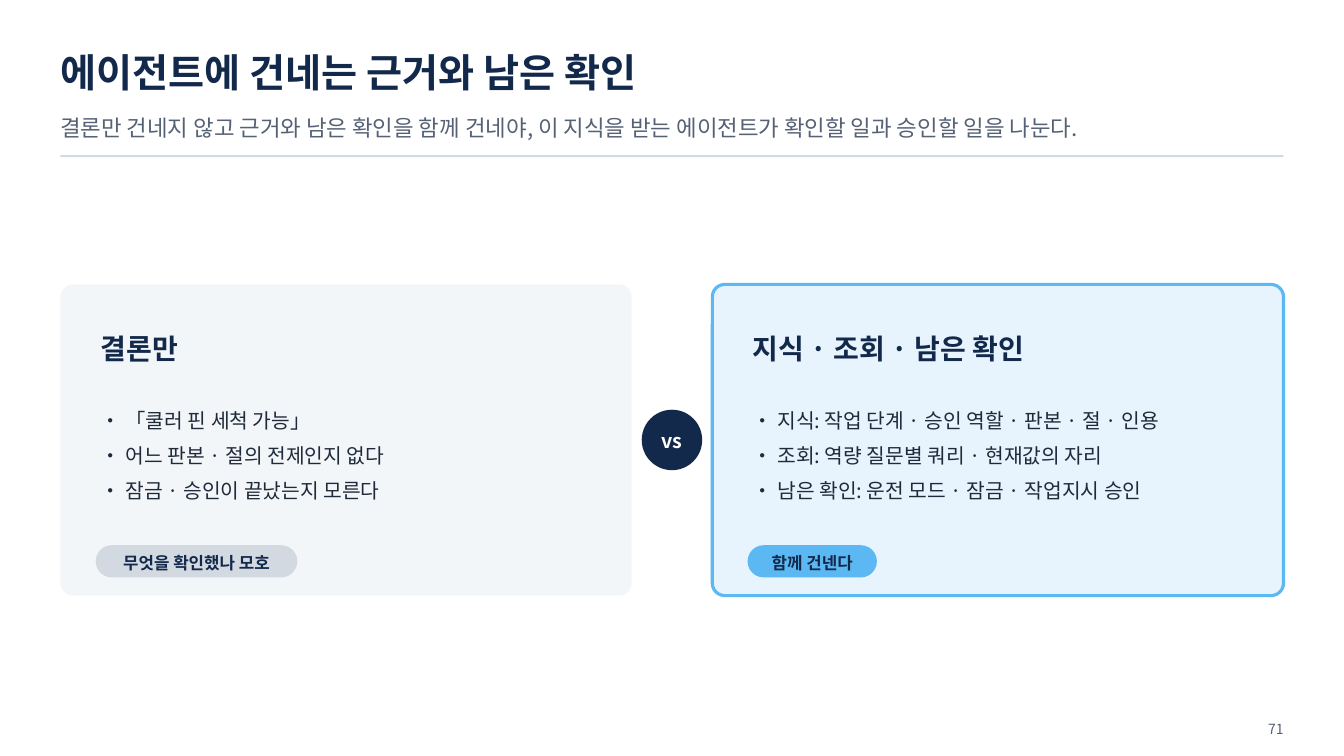
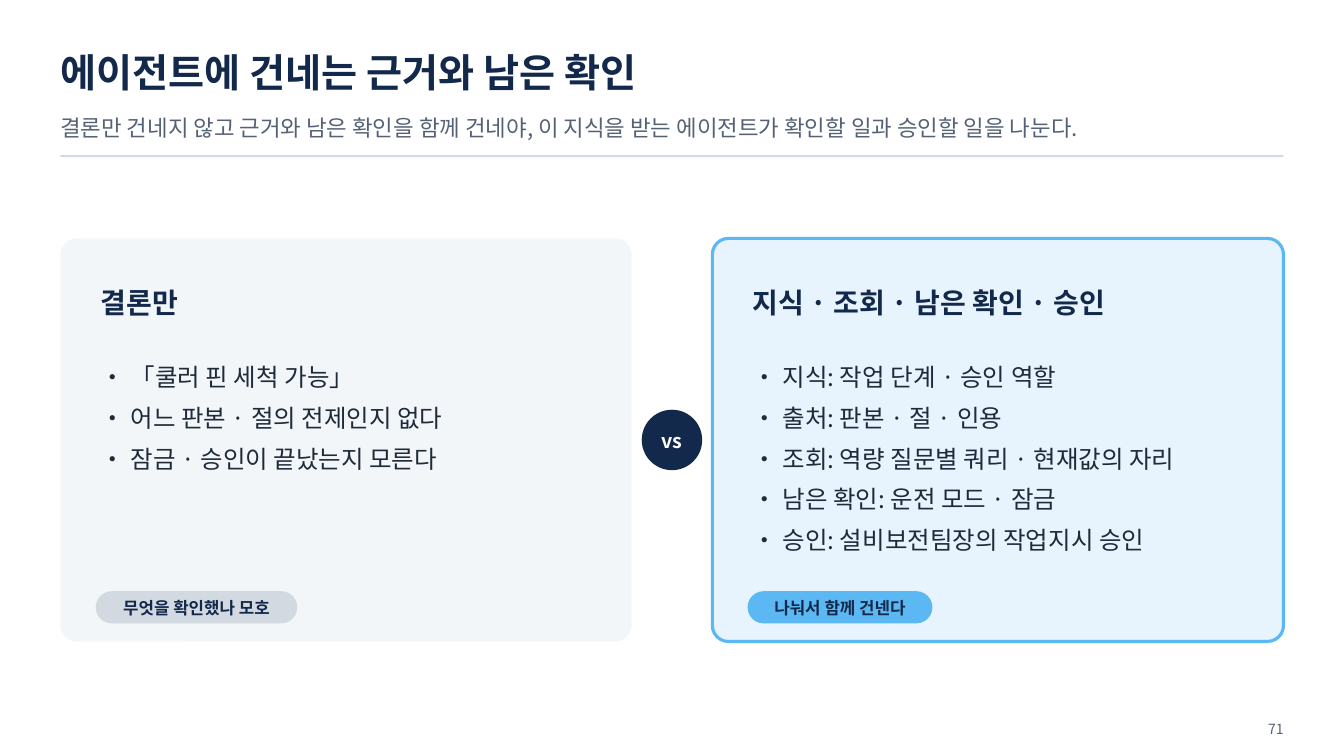
Before and after one commit to uengine-oss/hyd-iot-edu, a slide deck: slide 71 of workspace/강의제작/산출물/실전반/이론/03회차/실전반_03일차.pptx. Drawn at 1344x756 pixels with LibreOffice and Linux fonts; fonts in the diff are those of the drawing. Boxes give left, top, right and bottom in pixels: in the first picture for what was removed or moved away, otherwise in the second. Text is boxed around its words. In the diff, an @@ line names an element or a change of style, - is before the commit and + after.

Commit message:
실전반 3회차 덱 79장 닫음 — U8(Wrap-up · 복습 · 용어, 통합 4회차 02편 원본)과 U9(퀴즈 · 정답) 독립 검토 지적(8 · 3건) 고침 · 과정 용어 장부: 통합 4회차 줄의 옛 「진행 중」 13곳 지움, 「나누는 단위」 처음 장 42장, 실전 3회차 새 이름 셋(샘플 인스턴스 적재 · 본격 문서 인제스천, 조치 검토 결과, 작업 확인 카드) · 남은일에 실전 37 · 38행 미충족

```diff
--- a/workspace/강의제작/산출물/실전반/이론/03회차/실전반_03일차.pptx
+++ b/workspace/강의제작/산출물/실전반/이론/03회차/실전반_03일차.pptx
@@ rounded rectangle: place and size @@
-rounded rectangle at [60,284,632,596]
+rounded rectangle at [60,239,632,642]
@@ rounded rectangle: place and size @@
-rounded rectangle at [713,284,1285,596]
+rounded rectangle at [713,239,1285,642]
@@ text "결론만": place and size @@
-text "결론만" at [101,335,178,362]
+text "결론만" at [101,289,178,316]
@@ text at [752,289,1105,316]: text changed @@
-지식 · 조회 · 남은 확인
+지식 · 조회 · 남은 확인 · 승인
@@ text "• 「쿨러 핀 세척 가능」": place and size @@
-text "• 「쿨러 핀 세척 가능」" at [125,411,384,500]
+text "• 「쿨러 핀 세척 가능」" at [131,365,442,470]
@@ text "• 「쿨러 핀 세척 가능」" at [131,365,442,470]: size 14.5 to 17.5 pt; indent changed @@
@@ text "• 지식: 작업 단계 · ...": place and size @@
-text "• 지식: 작업 단계 · ..." at [777,411,1159,500]
+text "• 지식: 작업 단계 · ..." at [782,365,1174,551]
@@ text at [782,365,1056,429]: text changed; size 14.5 to 17.5 pt @@
-• 지식: 작업 단계 · 승인 역할 · 판본 · 절 · 인용
+• 지식: 작업 단계 · 승인 역할
+• 출처: 판본 · 절 · 인용
@@ text at [782,447,1174,470]: size 14.5 to 17.5 pt in "• 조회: 역량 질문별 쿼리 · 현재값의 ..."; indent changed @@
@@ text at [782,487,1144,551]: text changed; size 14.5 to 17.5 pt @@
-• 남은 확인: 운전 모드 · 잠금 · 작업지시 승인
+• 남은 확인: 운전 모드 · 잠금
+• 승인: 설비보전팀장의 작업지시 승인
@@ text "무엇을 확인했나 모호": place and size @@
-text "무엇을 확인했나 모호" at [123,555,270,571]
+text "무엇을 확인했나 모호" at [123,600,270,616]
@@ rounded rectangle: place and size @@
-rounded rectangle at [96,545,297,578]
+rounded rectangle at [96,591,297,623]
@@ rounded rectangle: place and size @@
-rounded rectangle at [748,545,877,578]
+rounded rectangle at [748,591,933,623]
@@ text at [774,600,905,616]: text changed @@
-함께 건넨다
+나눠서 함께 건넨다
```
Also in this commit, not shown: 9 other slides changed, 5 other files.
